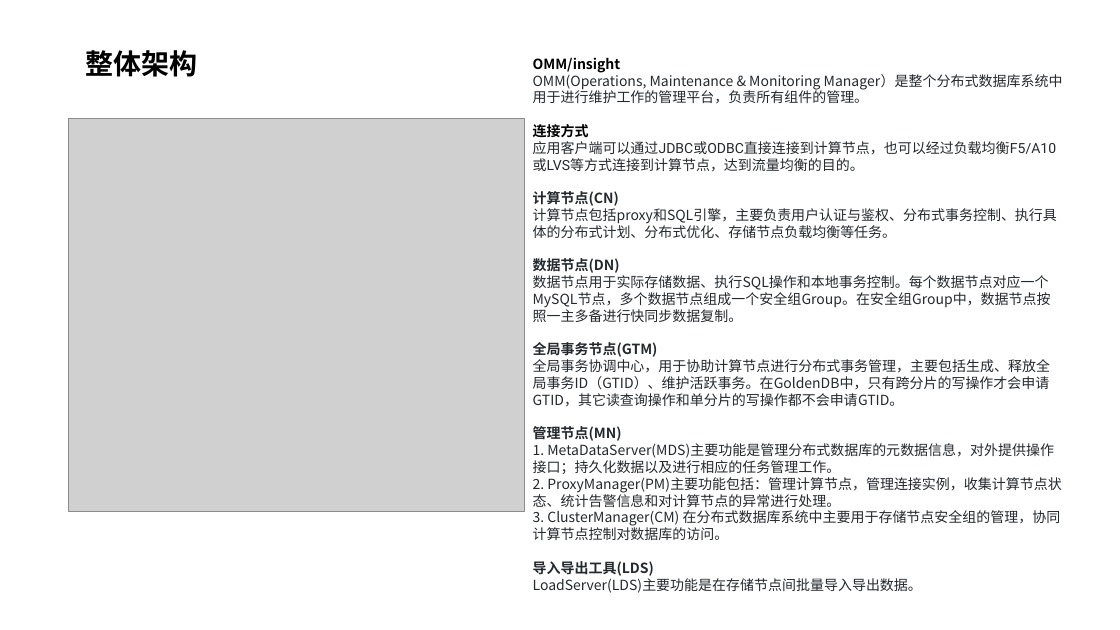
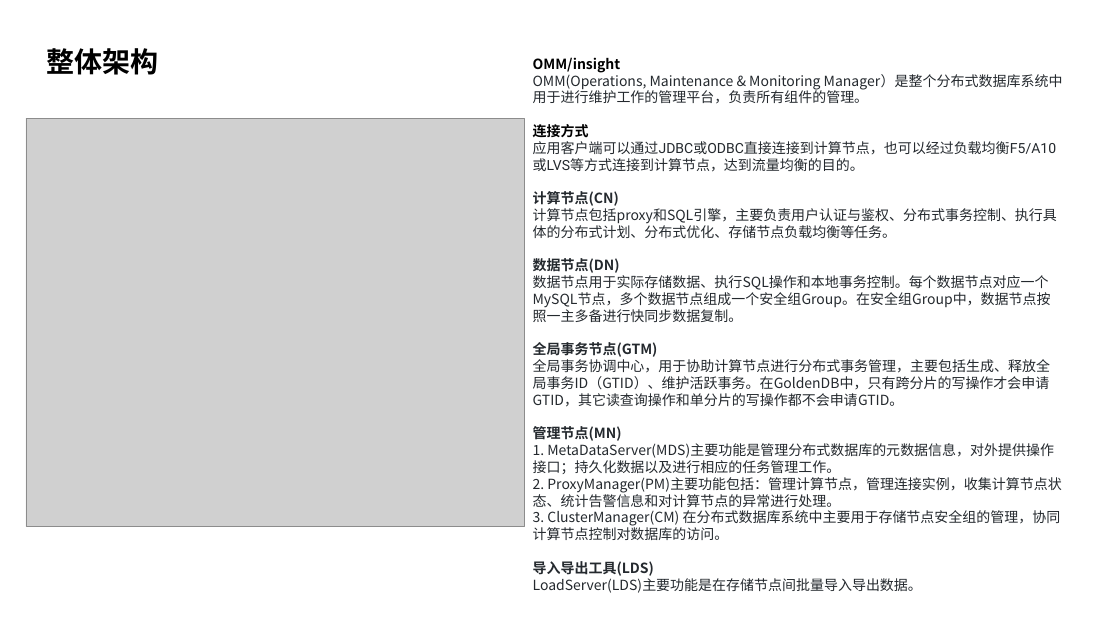
Before and after one commit to yedushusheng/mysql-learning, a slide deck: slide 2 of 28. OLTP/GoldenDB分布式数据库.pptx. Drawn at 1120x630 pixels with LibreOffice and Linux fonts; fonts in the diff are those of the drawing; grey boxes stand for pictures. Boxes give left, top, right and bottom in pixels: in the first picture for what was removed or moved away, otherwise in the second. Text is boxed around its words. In the diff, an @@ line names an element or a change of style, - is before the commit and + after.

```diff
--- a/28. OLTP/GoldenDB分布式数据库.pptx
+++ b/28. OLTP/GoldenDB分布式数据库.pptx
@@ title "整体架构": place and size @@
-title "整体架构" at box(85, 50, 197, 77)
+title "整体架构" at box(46, 48, 158, 75)
@@ picture: place and size @@
-picture at box(68, 118, 524, 513)
+picture at box(26, 118, 524, 528)
```
Also in this commit, not shown: 8 other slides changed, 4 slides added.
